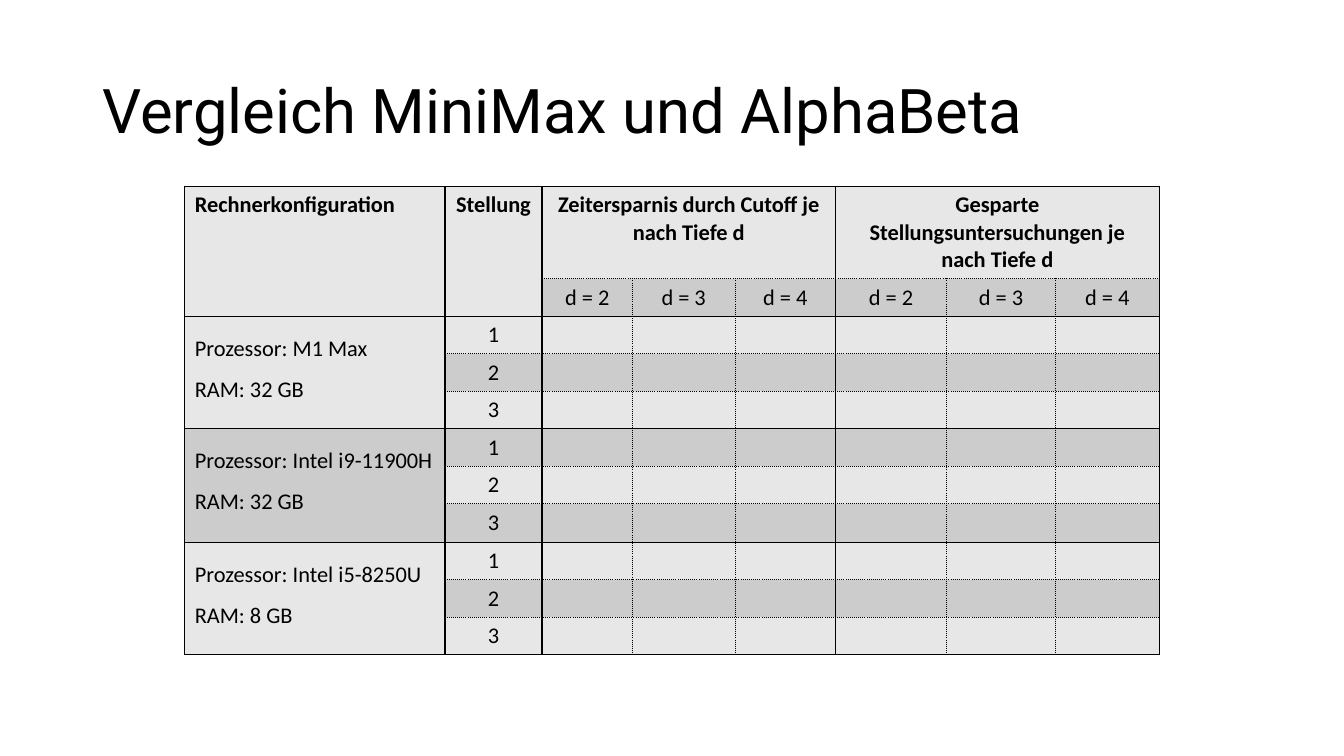
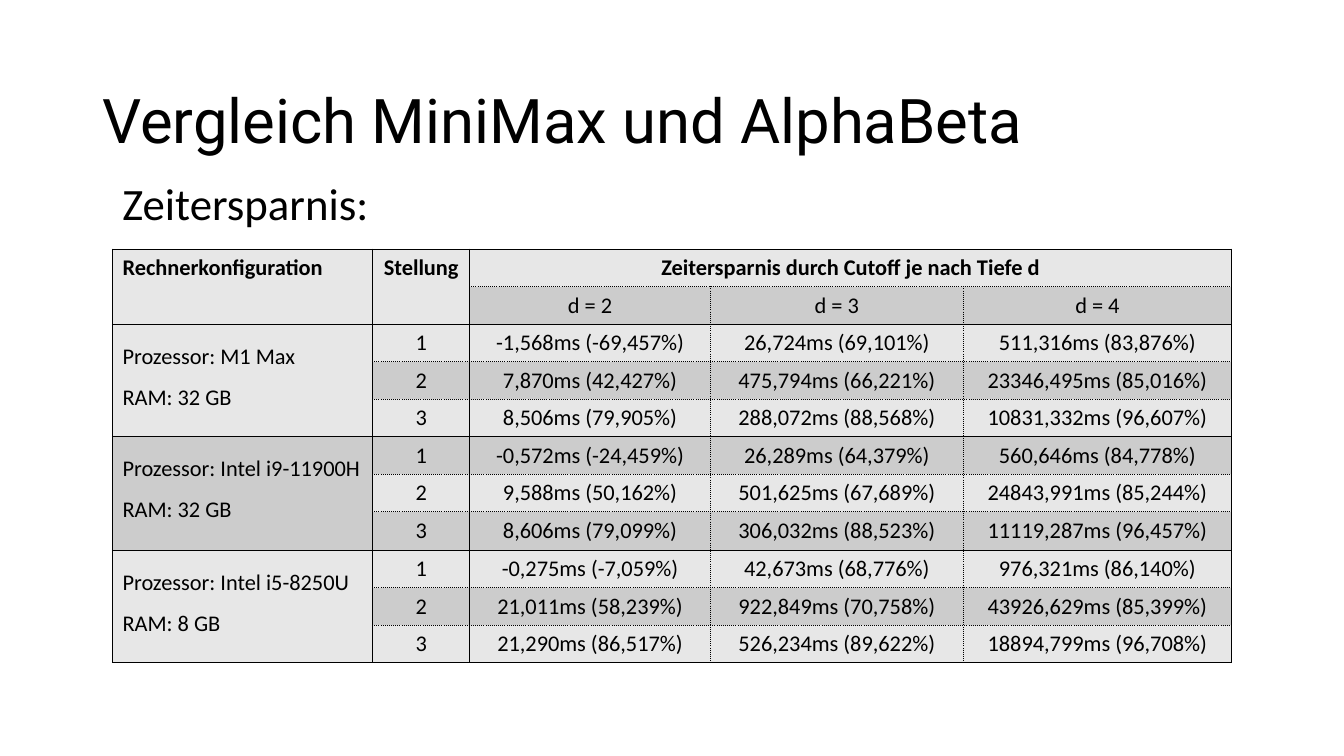
Before and after one commit to patrickzda/chess_engine, a slide deck: slide 6 of PJ_KI_MST2.pptx. Drawn at 1344x756 pixels with LibreOffice and Linux fonts; fonts in the diff are those of the drawing. Boxes give left, top, right and bottom in pixels: in the first picture for what was removed or moved away, otherwise in the second. Text is boxed around its words. In the diff, an @@ line names an element or a change of style, - is before the commit and + after.

```diff
--- a/PJ_KI_MST2.pptx
+++ b/PJ_KI_MST2.pptx
@@ title "Vergleich MiniMax und AlphaBeta": place and size @@
-title "Vergleich MiniMax und AlphaBeta" at bbox=[102, 86, 1022, 146]
+title "Vergleich MiniMax und AlphaBeta" at bbox=[102, 96, 1022, 156]
@@ text added at bbox=[122, 189, 368, 228], 32 pt, text #000000 @@
+Zeitersparnis:
@@ table at bbox=[113, 249, 1232, 658] @@
-column 3: Zeitersparnis durch Cutoff je nach Tiefe d | d = 2 |  |  |  |  |  |  |  |  | 
-column 4:  | d = 3 |  |  |  |  |  |  |  |  | 
-column 5:  | d = 4 |  |  |  |  |  |  |  |  | 
-column 6: Gesparte Stellungsuntersuchungen je nach Tiefe d | d = 2 |  |  |  |  |  |  |  |  | 
-column 7:  | d = 3 |  |  |  |  |  |  |  |  | 
-column 8:  | d = 4 |  |  |  |  |  |  |  |  | 
+column 3: Zeitersparnis durch Cutoff je nach Tiefe d | d = 2 | -1,568ms (-69,457%) | 7,870ms (42,427%) | 8,506ms (79,905%) | -0,572ms (-24,459%) | 9,588ms (50,162%) | 8,606ms (79,099%) | -0,275ms (-7,059%) | 21,011ms (58,239%) | 21,290ms (86,517%)
+column 4:  | d = 3 | 26,724ms (69,101%) | 475,794ms (66,221%) | 288,072ms (88,568%) | 26,289ms (64,379%) | 501,625ms (67,689%) | 306,032ms (88,523%) | 42,673ms (68,776%) | 922,849ms (70,758%) | 526,234ms (89,622%)
+column 5:  | d = 4 | 511,316ms (83,876%) | 23346,495ms (85,016%) | 10831,332ms (96,607%) | 560,646ms (84,778%) | 24843,991ms (85,244%) | 11119,287ms (96,457%) | 976,321ms (86,140%) | 43926,629ms (85,399%) | 18894,799ms (96,708%)
@@ table: place and size @@
-table at bbox=[185, 187, 1159, 648]
+table at bbox=[113, 249, 1232, 658]
```
Also in this commit, not shown: 3 other slides changed, 1 slide added.
